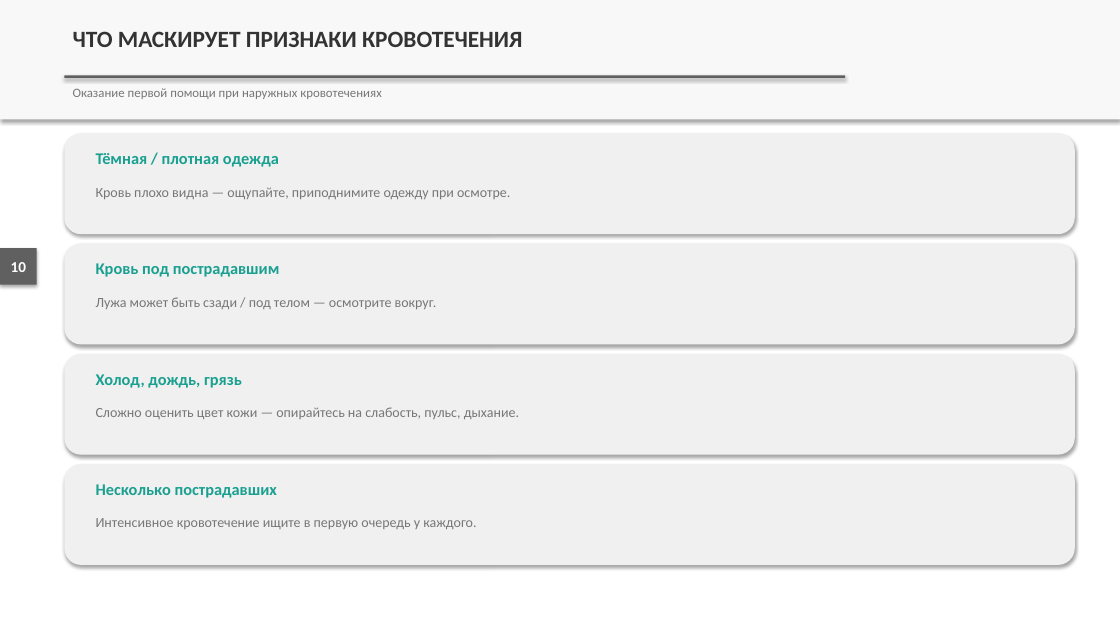
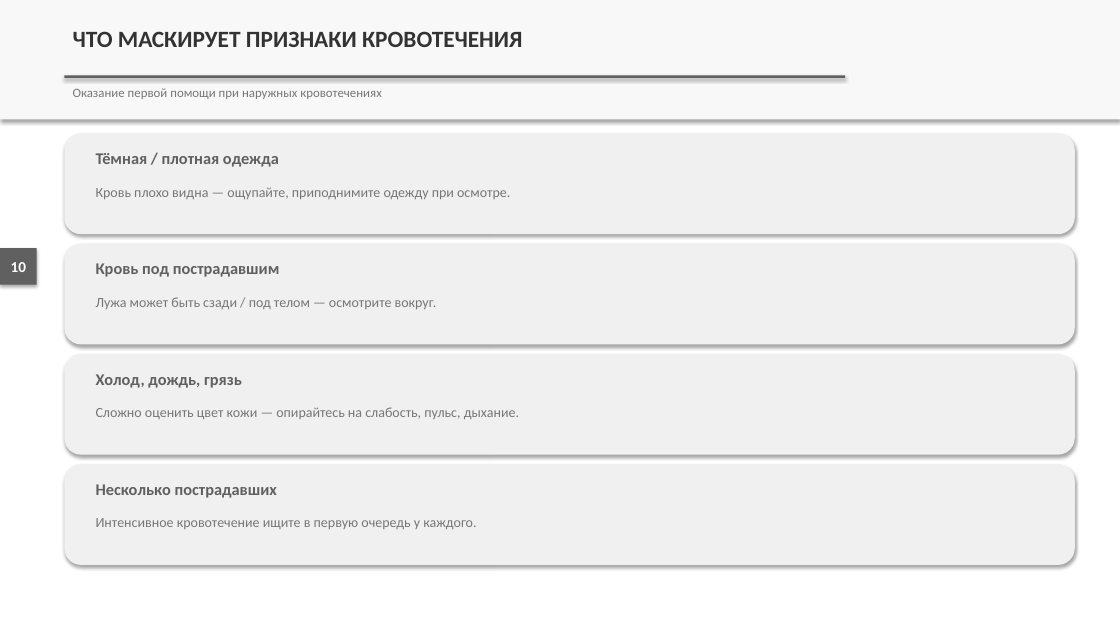
Before and after one commit to lysakalenushka-hash/-, a slide deck: slide 10 of presentations/out/Признаки_наружного_кровотечения_и_кровопотери.pptx. Drawn at 1120x630 pixels with LibreOffice and Linux fonts; fonts in the diff are those of the drawing. Boxes give left, top, right and bottom in pixels: in the first picture for what was removed or moved away, otherwise in the second. Text is boxed around its words. In the diff, an @@ line names an element or a change of style, - is before the commit and + after.

```diff
--- a/presentations/out/Признаки_наружного_кровотечения_и_кровопотери.pptx
+++ b/presentations/out/Признаки_наружного_кровотечения_и_кровопотери.pptx
@@ text colour #1AA090 to #606060 in 4 elements at [96,153,279,167], [96,263,280,277], [96,374,242,388], [96,484,277,498] @@
```
Also in this commit, not shown: 10 other slides changed, 4 other files.
